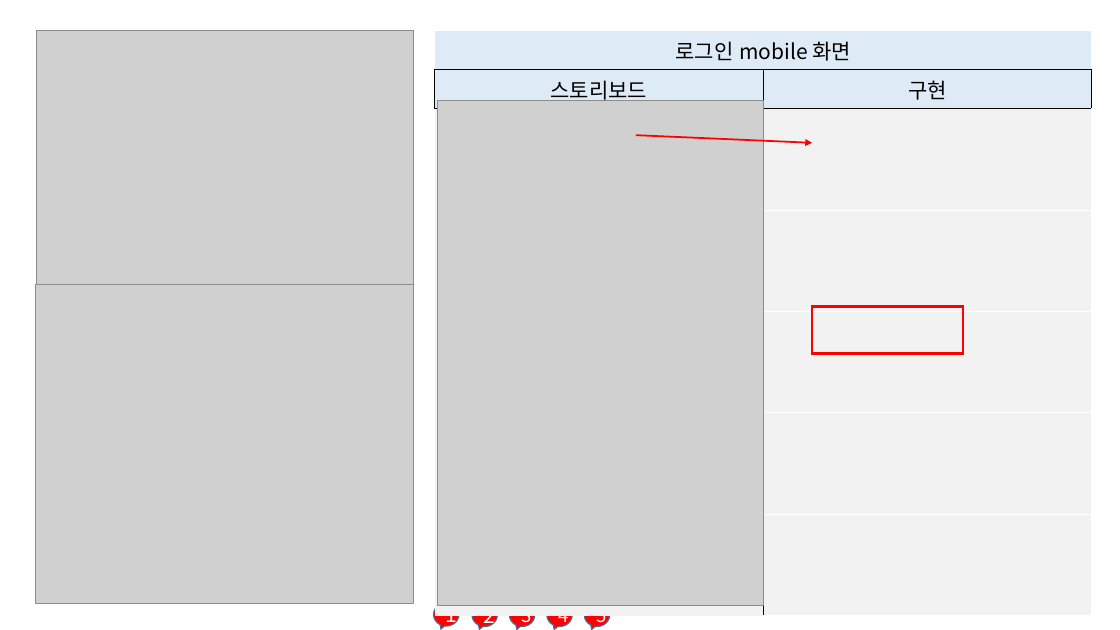
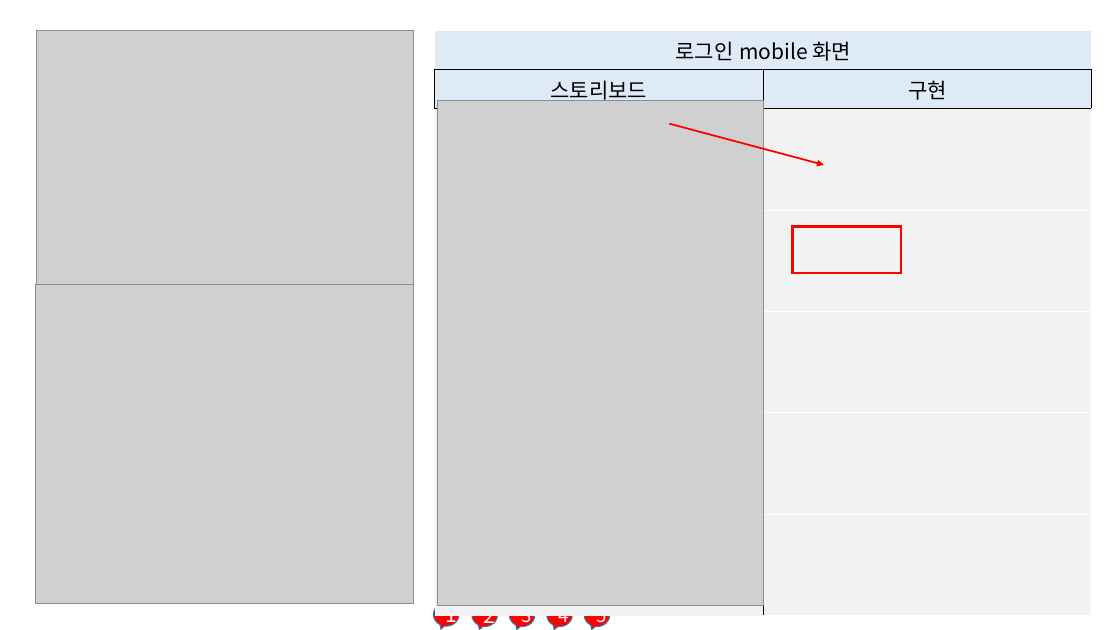
Before and after one commit to Blake6251/MJ.github.io, a slide deck: slide 5 of 5조-유현호.pptx (slide 2 before the commit). Drawn at 1120x630 pixels with LibreOffice and Linux fonts; fonts in the diff are those of the drawing; grey boxes stand for pictures. Boxes give left, top, right and bottom in pixels: in the first picture for what was removed or moved away, otherwise in the second. Text is boxed around its words. In the diff, an @@ line names an element or a change of style, - is before the commit and + after.

```diff
--- a/5조-유현호.pptx
+++ b/5조-유현호.pptx
@@ arrow moved from (636, 135) - (812, 143) to (670, 124) - (824, 165) @@
@@ rectangle: place and size @@
-rectangle at [812, 307, 963, 353]
+rectangle at [792, 227, 901, 273]
```
Also in this commit, not shown: 3 other slides changed, 2 slides added.
